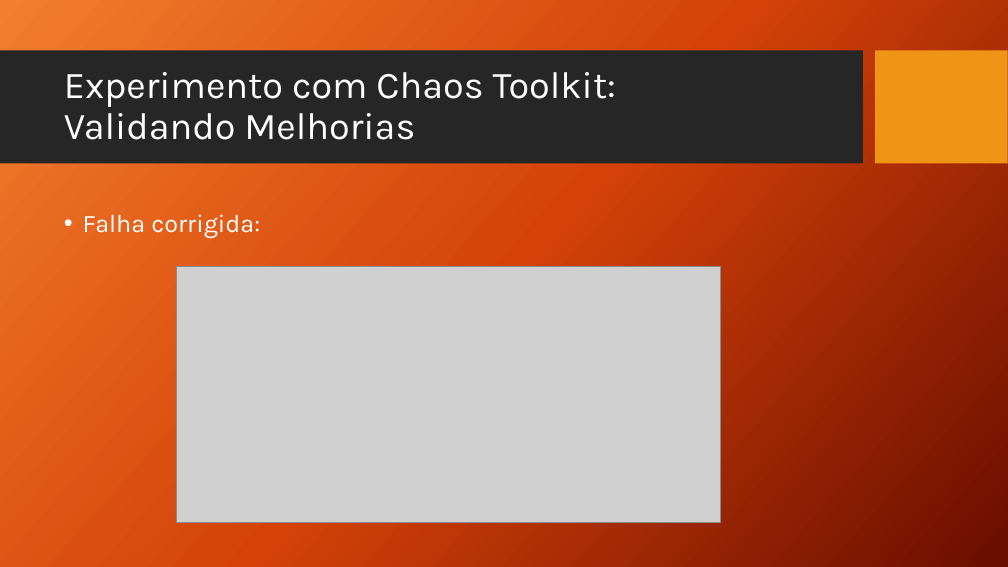
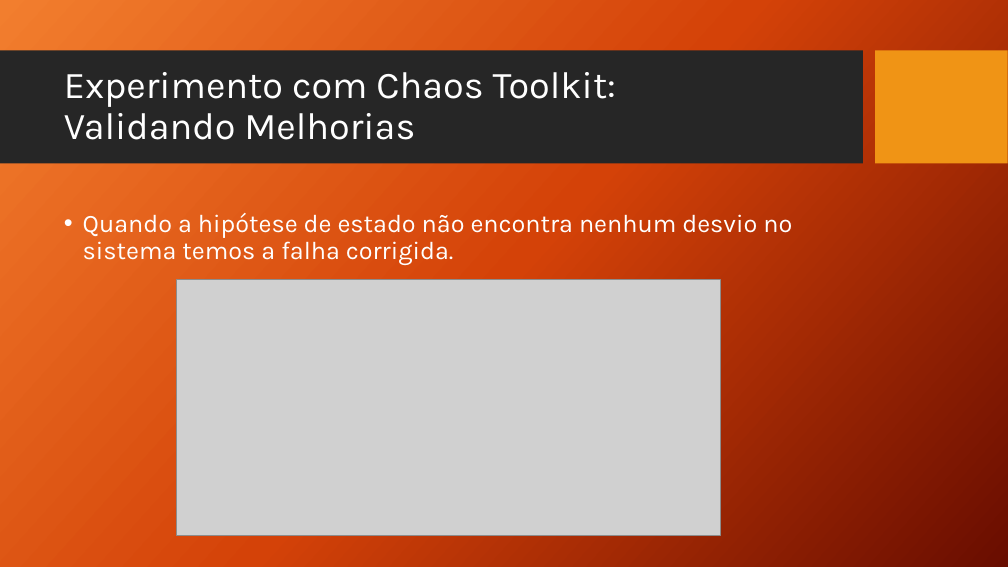
Before and after one commit to TCC-Chaos-Engineering/docs-chaos-engineering, a slide deck: slide 72 of docs/Chaos Engineering - Das Hipoteses aos Testes.pptx. Drawn at 1008x567 pixels with LibreOffice and Linux fonts; fonts in the diff are those of the drawing; grey boxes stand for pictures; background and template pictures are left out. Boxes give left, top, right and bottom in pixels: in the first picture for what was removed or moved away, otherwise in the second. Text is boxed around its words. In the diff, an @@ line names an element or a change of style, - is before the commit and + after.

Commit message:
Chaos Toolkit - Implementando melhorias e visualizando arquivos de log

```diff
--- a/docs/Chaos Engineering - Das Hipoteses aos Testes.pptx
+++ b/docs/Chaos Engineering - Das Hipoteses aos Testes.pptx
@@ text at (83,213,792,265): text changed @@
-• Falha corrigida:
+• Quando a hipótese de estado não encontra nenhum desvio no sistema temos a falha corrigida.
@@ picture: place and size @@
-picture at (177,267,721,523)
+picture at (177,280,721,535)
```
Also in this commit, not shown: 2 other slides changed, 1 slide added.
